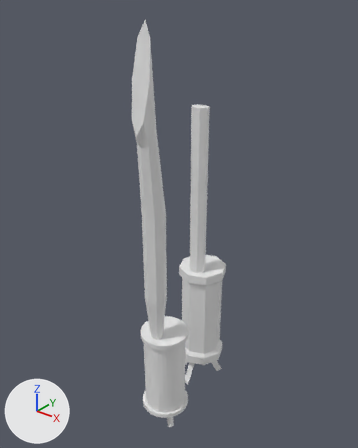
The Blender file BlenderModels/GasStation/Interior/OilHeater.blend, before and after one commit.
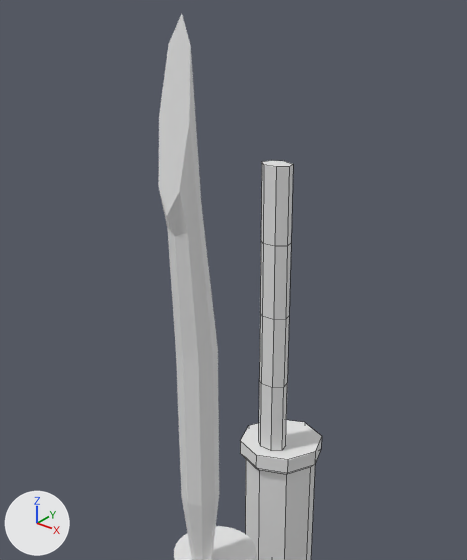
Each version appears first whole from a camera (50 mm lens) standing at (1.238, -1.796, 2.007) and looking at (-0.059, -0.174, 1.002), and next in a close-up on the part from 11% to 87% of the width and 3% to 75% of the height. Arrows for +X, +Y and +Z are at lower left; the lights stay in place. The last two pictures show the newer version. The close-ups show mesh edges as thin lines.
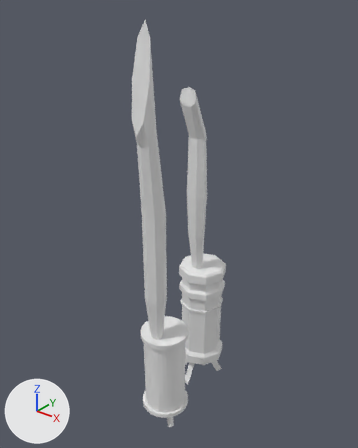
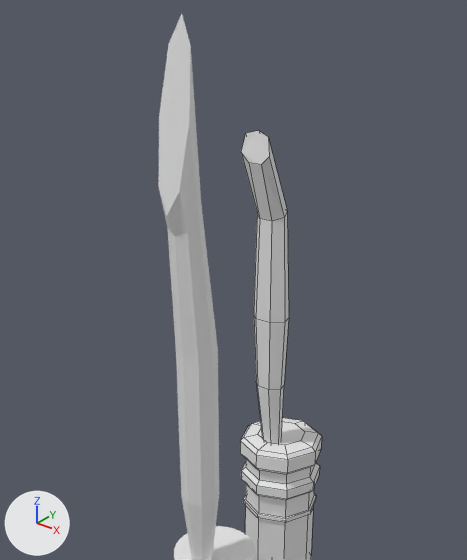
Location of each change, (x1, y1, x2, y2) in pixels of the close-ups (467 x 560 px):
'Cylinder.001', reshaped (40% wider, 8% taller): before (259, 160, 293, 451); after (241, 130, 289, 444)
'Cylinder', reshaped: before (240, 420, 322, 560); after (240, 418, 322, 560)
part 1 of me_cylinder_002, built on: before (240, 420, 321, 560); after (240, 418, 321, 560)

The change, as a list of edits to the scene's bpy script:
```text
Change me_cylinder_002:
    used by ob_cylinder; location = (-0.046, 0.004, 0.426); scale = (0.106, 0.106, 0.276)
    remove me_cylinder_002.from_pydata(...)  # 48 vertices, 42 faces; spans x -1.15..1.15, y -1.15..1.15, z -1.0..1.0
    add me_cylinder_002.from_pydata(...)  # 138 vertices, 131 faces; spans x -1.15..1.15, y -1.15..1.15, z -1.0..1.06
    me_cylinder_002 part 1
    9 faces are deleted
    53 vertices are added at x -1.13..1.13, y -1.13..1.13, z -0.6..1.06
    8 new vertices lie (0.0, 0.0, -0.12) away from vertices in x -1.0..1.0, y -1.0..1.0, z 0.78
    5 new vertices lie (0.0, 0.0, 0.96) away from vertices in x -1.0..1.0, y -1.0..0.0, z -0.77
    8 new vertices lie (0.0, 0.0, 0.23) away from vertices in x -1.0..1.0, y -1.0..1.0, z 0.23
    8 new vertices lie (0.0, 0.0, 0.11) away from vertices in x -1.13..1.13, y -1.13..1.13, z 0.51
    8 new vertices lie (0.0, 0.0, 0.04) away from vertices in x -1.07..1.07, y -1.07..1.07, z 0.19
    98 new faces join them
Change me_cylinder_003:
    used by ob_cylinder_001; location = (-0.044, -0.043, 1.115); scale = (0.0442, 0.0332, 0.411)
    remove me_cylinder_003.from_pydata(...)  # 35 vertices, 30 faces; spans x -0.97..0.97, y -0.9..1.0, z -1.0..1.0
    add me_cylinder_003.from_pydata(...)  # 35 vertices, 30 faces; spans x -1.18..1.18, y -2.78..0.74, z -1.0..1.23
    me_cylinder_003 part 2: 35 of 35 vertices moved; they spanned x -0.97..0.97, y -0.9..1.0, z -1.0..1.0 and now span x -1.18..1.18, y -2.78..0.74, z -1.0..1.23; mean shift (0.0, -0.83, 0.07)
```
